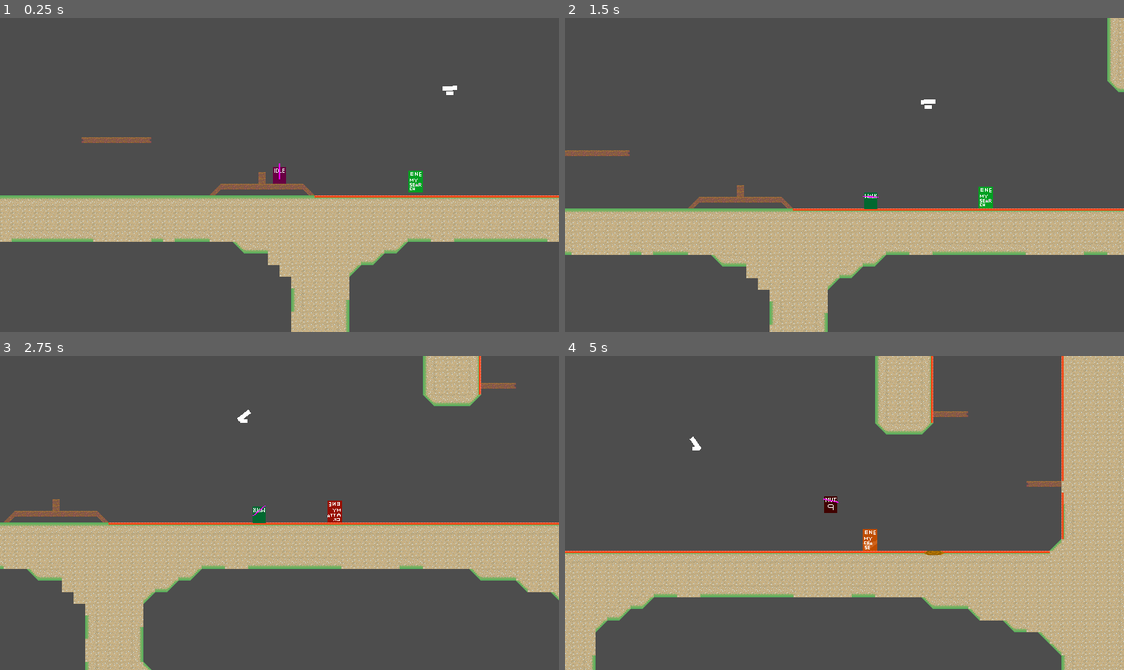
Above: before the commit, frames 1-4 (two rows, left to right).
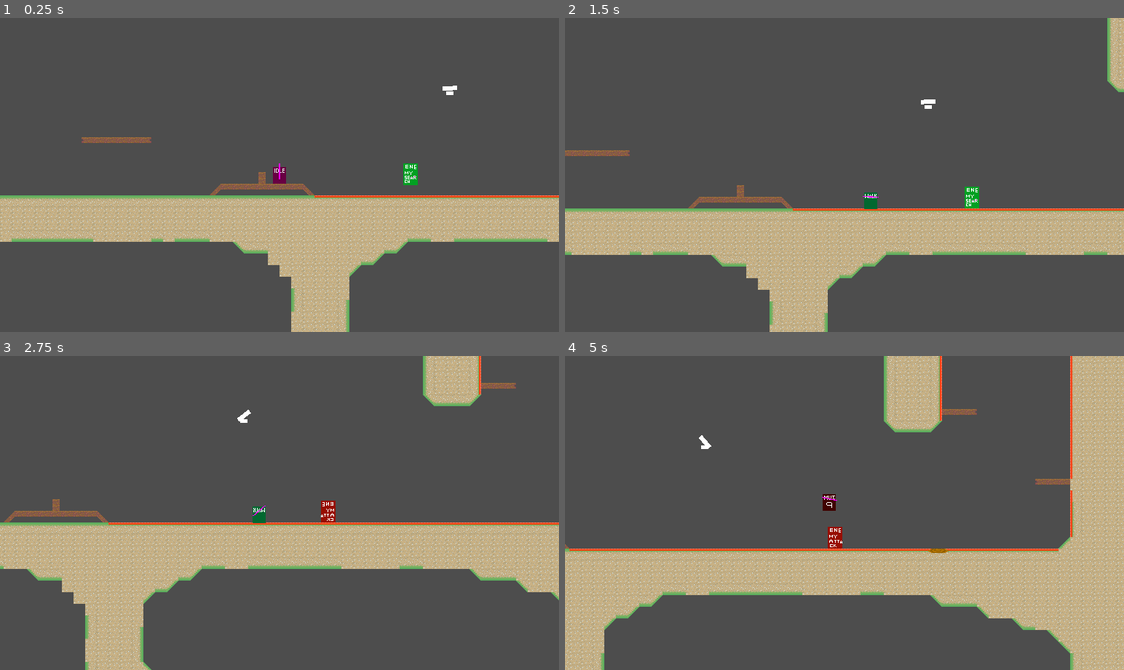
Above: after the commit, the same moments.

Repository: haruo-gabriel/portal2d
Game: Godot game, scene res://levels/test.tscn
Same seed, same stepped clock (60 frames per second), same inputs: the game is played once before the commit and once after it.
Inputs (mouse positions are in pixels of both pictures, inside the frame that each line leads up to):
- Up to frame 1 (0.25 s): no input
- Up to frame 2 (1.5 s): move the mouse to (967, 159) at 0.52 s; hold Shift (crouch) 0.53-1.28 s; hold D (move_right) from 0.53 s (still down); tap Space (jump) at 0.77 s; move the mouse to (732, 190) at 1.27 s; click (732, 190) at 1.35 s
- Up to frame 3 (2.75 s): tap Space (jump) at 1.52 s; move the mouse to (335, 443) at 2.02 s; release D (move_right) at 2.03 s; hold A (move_left) from 2.03 s (still down); right-click (335, 443) at 2.1 s
- Up to frame 4 (5 s): move the mouse to (816, 575) at 2.77 s; release A (move_left) at 2.78 s; hold D (move_right) 2.78-4.28 s; tap Shift (crouch) at 2.85 s; tap Space (jump) at 3.02, 3.77, 4.52 s; move the mouse to (1012, 560) at 3.52 s; click (1012, 560) at 3.6 s; move the mouse to (676, 465) at 4.27 s; hold A (move_left) from 4.28 s (still down); right-click (676, 465) at 4.35 s

The runs differ from the first frame. In frame 1, 0.2% of the frame differs, in the area x 72-76%, y 46-56%; in frame 2, 0.3%; in frame 3, 0.2%; in frame 4, 18%, in the area x 0-100%, y 0-100%.

Commit message:
Fixing enemy velocity issues

Diff:
--- a/godot project/characters/moving_enemy/scripts/attacking.gd
+++ b/godot project/characters/moving_enemy/scripts/attacking.gd
@@ -20,10 +20,7 @@
 
 	enemy.animation.play("attack")
 
-	enemy.velocity = enemy.velocity.normalized() / 10
-
-func exit() -> void:
-	pass
+	enemy.velocity.x = sign(enemy.velocity.x)
 
 func _physics_process(delta: float) -> void:
 
--- a/godot project/characters/moving_enemy/scripts/moving_enemy.gd
+++ b/godot project/characters/moving_enemy/scripts/moving_enemy.gd
@@ -20,7 +20,6 @@
 const BEHIND_SIGHT_DISTANCE: float = 100
 
 var direction: float = 1
-
 
 func flip() -> void:
 
--- a/godot project/characters/moving_enemy/scripts/states/searching.gd
+++ b/godot project/characters/moving_enemy/scripts/states/searching.gd
@@ -5,7 +5,10 @@
 
 func enter() -> void:
 
-	enemy.velocity.x = sign(enemy.velocity.x) * SEARCH_SPEED
+	if enemy.velocity.x:
+		enemy.velocity.x = sign(enemy.velocity.x) * SEARCH_SPEED
+	else:
+		enemy.velocity.x = SEARCH_SPEED
 
 	if enemy.animation != null:
 		enemy.animation.play("search")
@@ -35,7 +38,9 @@
 
 func physics_update(delta: float) -> void:
 
-	if not enemy.velocity.x:
+	if enemy.velocity:
+		enemy.velocity = enemy.velocity.normalized() * SEARCH_SPEED
+	else:
 		enemy.velocity.x = SEARCH_SPEED
 
 	if not enemy.is_on_floor():
--- a/godot project/characters/player/player.tscn
+++ b/godot project/characters/player/player.tscn
@@ -9,7 +9,6 @@
 [ext_resource type="Texture2D" uid="uid://c4rrv52itc5b1" path="res://characters/player/sprites/jump.png" id="7_oduw5"]
 [ext_resource type="Texture2D" uid="uid://bnsio32wsnc1g" path="res://characters/player/sprites/walk.png" id="8_3qtfq"]
 [ext_resource type="Texture2D" uid="uid://dg0ekhbkfqyvs" path="res://characters/player/sprites/walk crouch.png" id="9_qfl83"]
-[ext_resource type="AudioStream" uid="uid://bqw5qqkbamemo" path="res://characters/player/sfx/tomou_hit.wav" id="11_prgw5"]
 [ext_resource type="Script" path="res://characters/player/scripts/animation_player.gd" id="22_j0vq1"]
 [ext_resource type="Script" path="res://characters/common/health.gd" id="25_a7xhi"]
 [ext_resource type="Script" path="res://characters/player/scripts/portal_caster.gd" id="26_tat2q"]
@@ -182,10 +181,6 @@
 target_position = Vector2(-200, 2.08165e-12)
 hit_from_inside = true
 
-[node name="AudioStreamPlayer2D" type="AudioStreamPlayer2D" parent="."]
-position = Vector2(2.08165e-12, -16.7)
-stream = ExtResource("11_prgw5")
-
 [node name="Health" type="Node" parent="."]
 script = ExtResource("25_a7xhi")
 max_health = 100.0
@@ -211,6 +206,3 @@
 
 [node name="Falling" type="Node" parent="StateMachine"]
 script = ExtResource("31_jnq8s")
-
-[connection signal="died" from="Health" to="." method="_on_health_died"]
-[connection signal="got_hit" from="Health" to="." method="_on_health_got_hit"]
--- a/godot project/characters/player/scripts/player.gd
+++ b/godot project/characters/player/scripts/player.gd
@@ -139,15 +139,3 @@
 	velocity += laser.velocity * laser.mass / 2000
 
 	laser.queue_free()
-
-func _on_health_got_hit(damage: int) -> void:
-
-	if not audio_player.is_playing():
-		audio_player.stream = load("res://characters/player/sfx/tomou_hit.wav")
-		audio_player.play()
-
-func _on_health_died():
-
-	if not audio_player.is_playing():
-		audio_player.stream = load("res://characters/player/sfx/died.mp3")
-		audio_player.play()
Not shown: 1 places in godot project/characters/player/player.tscn that only renumber resources
